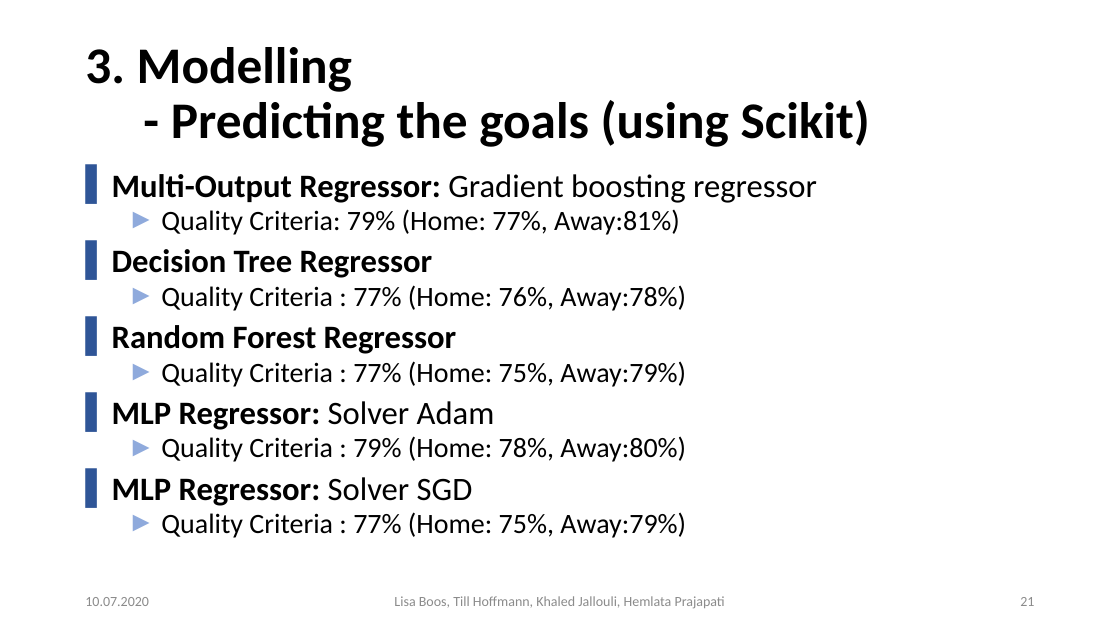
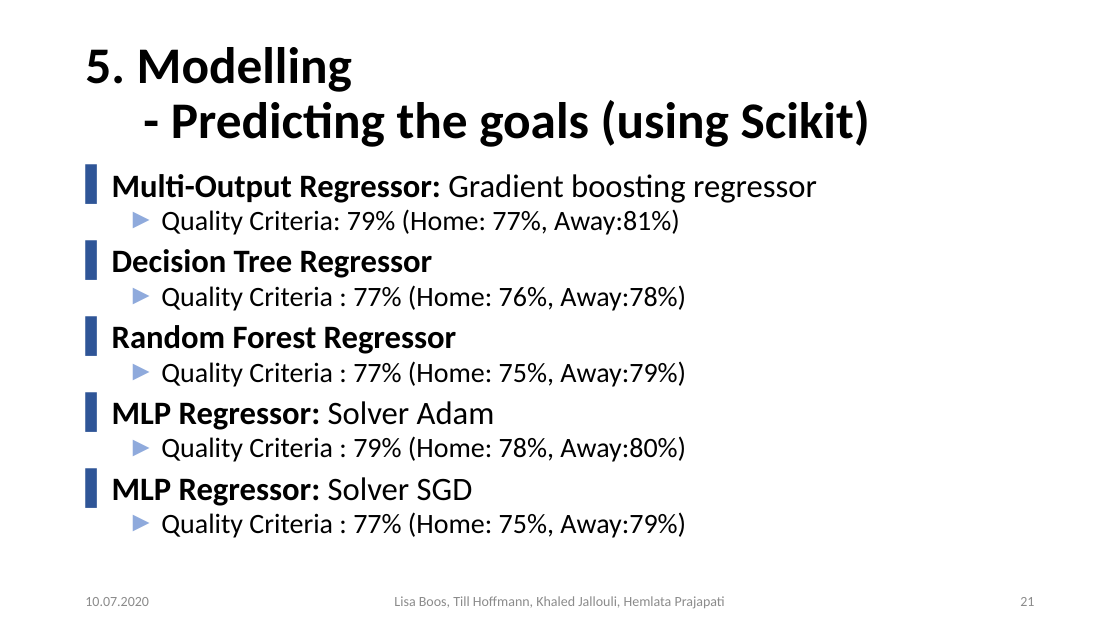
Before and after one commit to Khaledjallouli/project, a slide deck: slide 21 of Daily/sprint9/Final_Presentation_Phase_I.pptx. Drawn at 1120x630 pixels with LibreOffice and Linux fonts; fonts in the diff are those of the drawing; background and template pictures are left out. Boxes give left, top, right and bottom in pixels: in the first picture for what was removed or moved away, otherwise in the second. Text is boxed around its words. In the diff, an @@ line names an element or a change of style, - is before the commit and + after.

```diff
--- a/Daily/sprint9/Final_Presentation_Phase_I.pptx
+++ b/Daily/sprint9/Final_Presentation_Phase_I.pptx
@@ title at (x1=85, y1=47, x2=870, y2=147): text changed @@
-3. Modelling
-- Predicting the goals (using Scikit)
+5. Modelling
+- Predicting the goals (using Scikit)
```
Also in this commit, not shown: 27 other slides changed.
